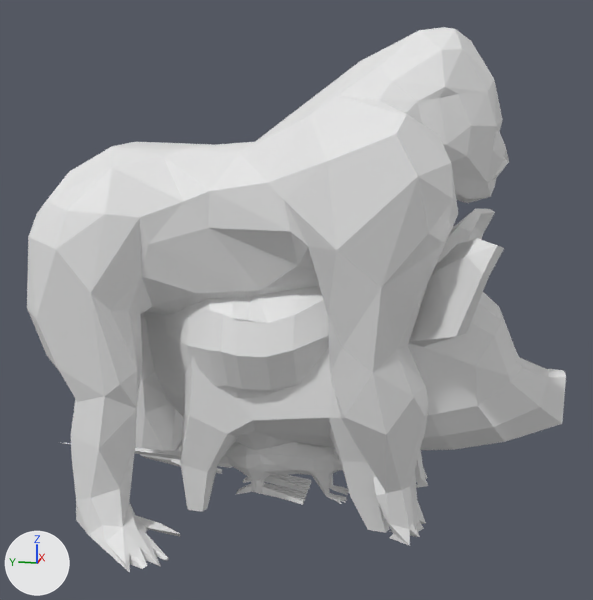
Before and after pictures for a commit that changed the OBJ model final_project4/Assets/Mesh/Gorilla/Walk/Gorilla_000028.obj.
Both versions are drawn from a 50 mm lens placed at (-3.63, -0.71, 1.88), pointed at (-0.03, 0.0, 0.98). The lights are fixed; the arrows at lower left show +X, +Y and +Z. Where no turn or scale is listed for an object, it has been applied to the vertices.

Script lines for the objects in view, before the commit:
```python
me_10664_gorilla_v2 = bpy.data.meshes.new('10664_Gorilla_v2')
me_10664_gorilla_v2.from_pydata(...)  # 485 vertices, 886 faces; spans x -0.7..0.65, y -0.9..1.2, z -0.09..2.17
me_chicken = bpy.data.meshes.new('Chicken')
me_chicken.from_pydata(...)  # 378 vertices, 378 faces, 1 loose edge; spans x -0.48..0.47, y -0.75..0.82, z 0.0..1.69
me_grp1_mesh = bpy.data.meshes.new('grp1_Mesh')
me_grp1_mesh.from_pydata(...)  # 425 vertices, 846 faces; spans x -0.13..0.13, y -0.39..1.27, z 0.0..0.33
me_pig = bpy.data.meshes.new('pig')
me_pig.from_pydata(...)  # 244 vertices, 251 faces; spans x -0.55..0.55, y -1.2..0.7, z -0.01..1.36
ob_10664_gorilla_v2 = bpy.data.objects.new('10664_Gorilla_v2', me_10664_gorilla_v2)
ob_10664_gorilla_v2.location = (0.0, 0.0, 0.0)
ob_chicken = bpy.data.objects.new('Chicken', me_chicken)
ob_chicken.location = (0.0, 0.0, 0.0)
ob_grp1_mesh = bpy.data.objects.new('grp1_Mesh', me_grp1_mesh)
ob_grp1_mesh.location = (0.0, 0.0, 0.0)
ob_pig = bpy.data.objects.new('pig', me_pig)
ob_pig.location = (0.0, 0.0, 0.0)
```
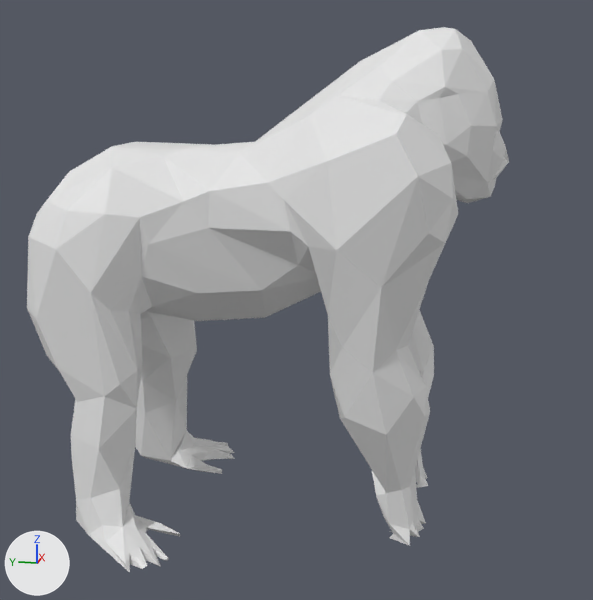
Boxes [x1, y1, x2, y2] around the edits, measured in the pictures (593 x 600 px):
'pig', deleted: before [180, 209, 566, 533]
'Chicken', deleted: before [143, 287, 329, 505]
'grp1_Mesh', deleted: before [64, 441, 349, 504]

The edits, one by one:
Object 'Chicken' (ob_chicken) is deleted.
Object 'grp1_Mesh' (ob_grp1_mesh) is deleted.
Object 'pig' (ob_pig) is deleted.
